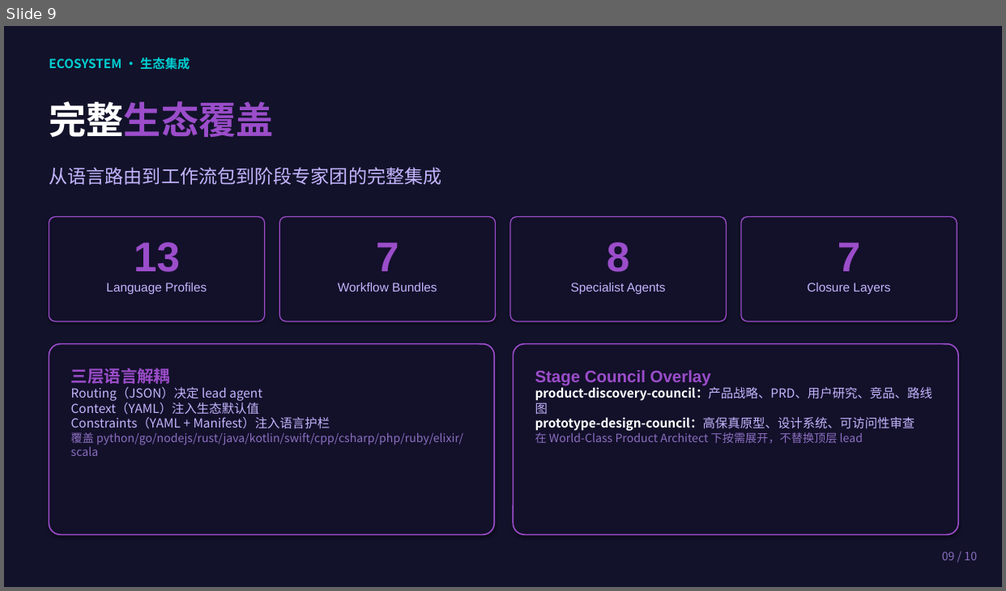
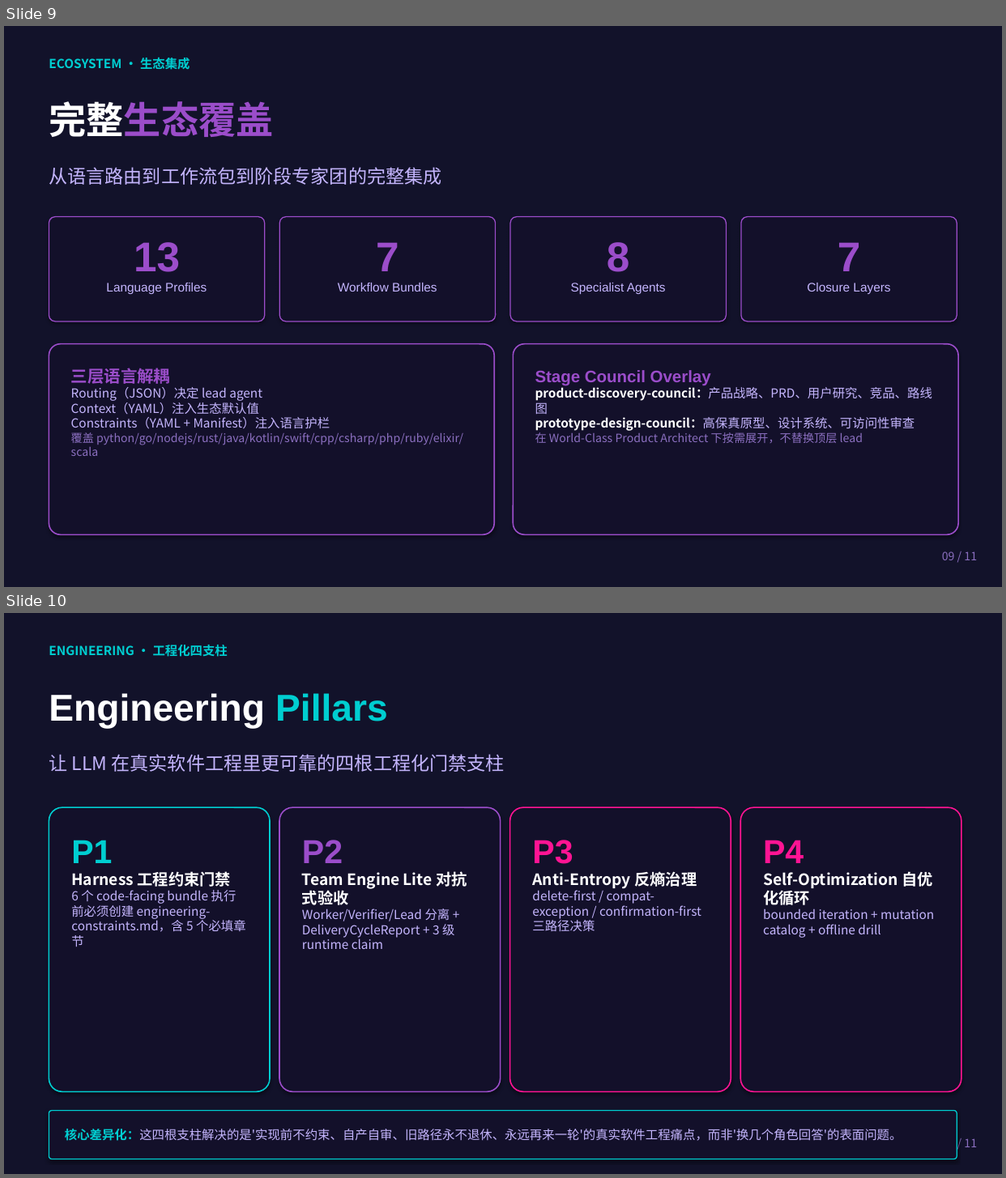
Before and after one commit to fxbin/virtual-intelligent-dev-team, a slide deck: docs/assets/intro-deck/virtual-intelligent-dev-team-intro.pptx. Shown one above the other, each under a label of ours: slide 9 before the commit, slides 9 and 10 after it. The pictures are 1006x591 and 1006x1178 pixels, drawn with LibreOffice and Linux fonts; fonts in the diff are those of the drawing. Boxes give left, top, right and bottom in pixels: in the first picture for what was removed or moved away, otherwise in the second. Text is boxed around its words. In the diff, an @@ line names an element or a change of style, - is before the commit and + after.

```diff
--- a/docs/assets/intro-deck/virtual-intelligent-dev-team-intro.pptx
+++ b/docs/assets/intro-deck/virtual-intelligent-dev-team-intro.pptx
@@ slide 10 added at [4, 613, 1002, 1174], background #FFFFFF @@
@@ rectangle added at [4, 613, 1002, 1174], fill #12122A @@
@@ text added at [49, 645, 228, 657], 12 pt, text #00CED1, bold @@
+ENGINEERING · 工程化四支柱
@@ text added at [49, 693, 388, 729], 36 pt, text #FFFFFF, bold @@
+Engineering Pillars
@@ text added at [49, 754, 505, 772], 18 pt, text #C4B5FD @@
+让 LLM 在真实软件工程里更可靠的四根工程化门禁支柱
@@ rounded rectangle added at [49, 807, 270, 1093], fill #13102A, outline #00CED1 1.25 pt, 12 pt, text #C4B5FD @@
+P1
+Harness 工程约束门禁
+6 个 code-facing bundle 执行前必须创建 engineering-constraints.md，含 5 个必填章节
@@ rounded rectangle added at [279, 807, 501, 1093], fill #13102A, outline #9B4DCA 1.25 pt, 12 pt, text #C4B5FD @@
+P2
+Team Engine Lite 对抗式验收
+Worker/Verifier/Lead 分离 + DeliveryCycleReport + 3 级 runtime claim
@@ rounded rectangle added at [510, 807, 731, 1093], fill #13102A, outline #FF1493 1.25 pt, 12 pt, text #C4B5FD @@
+P3
+Anti-Entropy 反熵治理
+delete-first / compat-exception / confirmation-first 三路径决策
@@ rounded rectangle added at [740, 807, 961, 1093], fill #13102A, outline #FF1493 1.25 pt, 12 pt, text #C4B5FD @@
+P4
+Self-Optimization 自优化循环
+bounded iteration + mutation catalog + offline drill
@@ rounded rectangle added at [49, 1111, 957, 1160], fill #13102A, outline #00CED1 1 pt, 12 pt, text #C4B5FD @@
+核心差异化：这四根支柱解决的是'实现前不约束、自产自审、旧路径永不退休、永远再来一轮'的真实软件工程痛点，而非'换几个角色回答'的表面问题。
@@ text added at [964, 1139, 977, 1148], 11 pt, text #8B6FC0 @@
+10 / 11
@@ slide 9 changed as well @@
@@ text at [942, 552, 977, 561]: text changed @@
-09 / 10
+09 / 11
```
Also in this commit, not shown: 9 other slides changed, 2 other files.
